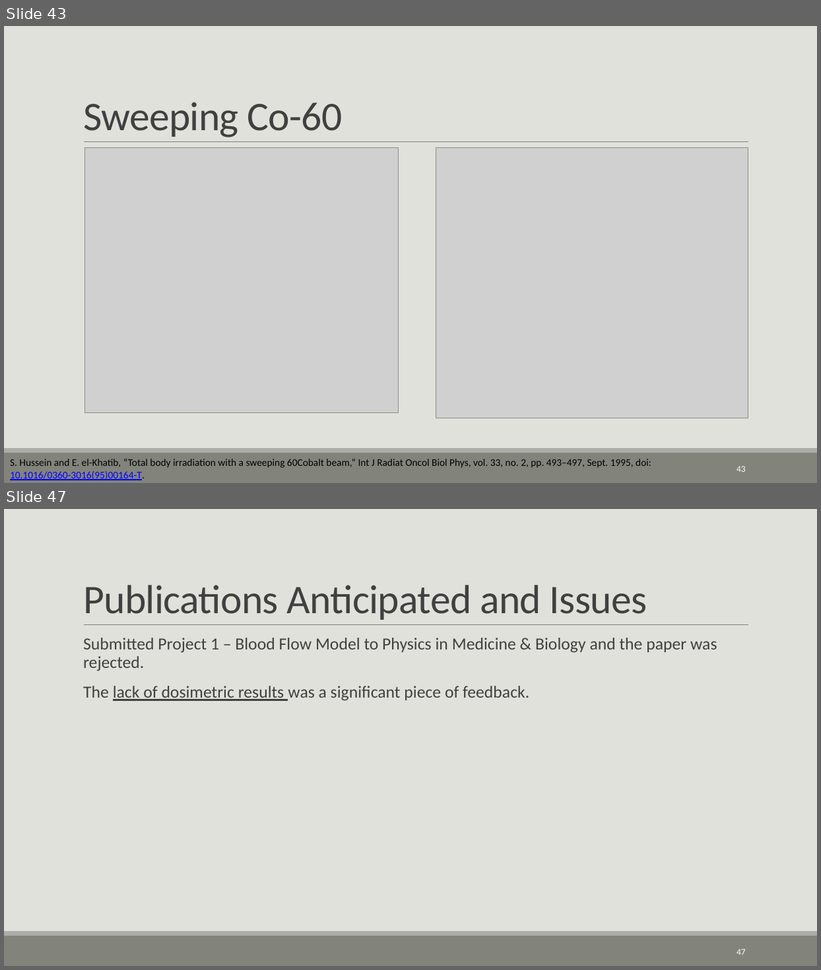
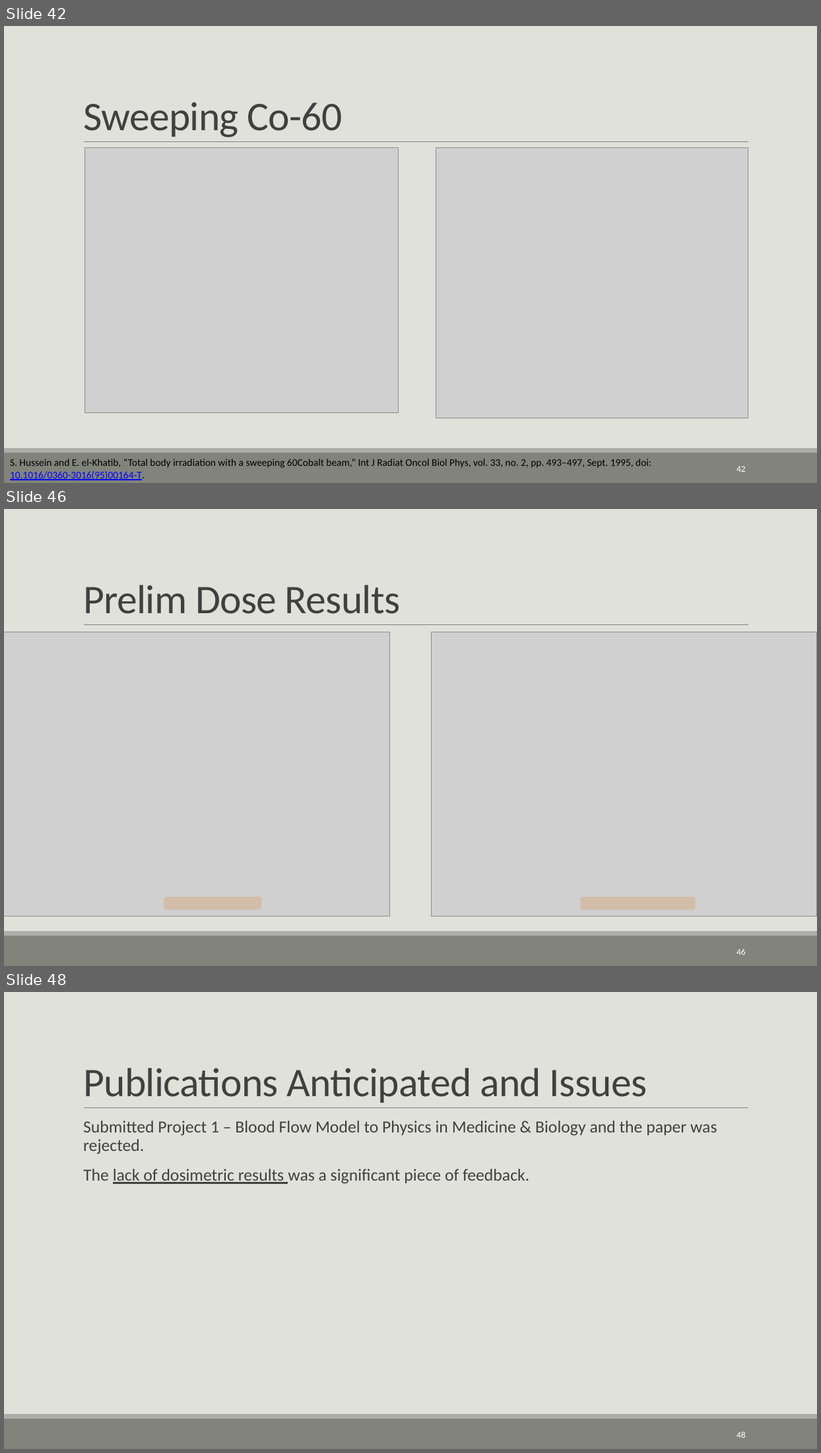
Before and after one commit to CNorthwayMedPhys/Full-Body-Flow-Model-Project, a slide deck: Working Documents/11.25_Committee Meeting.pptx. Shown one above the other, each under a label of ours: slides 43 and 47 before the commit, slides 42, 46 and 48 after it; the slides between them are not shown. The pictures are 821x970 and 821x1453 pixels, drawn with LibreOffice and Linux fonts; fonts in the diff are those of the drawing; grey boxes stand for pictures. Boxes give left, top, right and bottom in pixels: in the first picture for what was removed or moved away, otherwise in the second. Text is boxed around its words. In the diff, an @@ line names an element or a change of style, - is before the commit and + after.

```diff
--- a/Working Documents/11.25_Committee Meeting.pptx
+++ b/Working Documents/11.25_Committee Meeting.pptx
@@ slide 46 added at (4,509,817,966), background #E1E1DB; not listed: 3 template elements that a slide beside it also shows @@
@@ title added at (83,585,400,614), 48 pt, text #404040 @@
+Prelim Dose Results
@@ picture added at (4,632,390,916) @@
@@ picture added at (431,632,817,916) @@
@@ rounded rectangle added at (164,898,261,910), fill #DB8631 at 25% opacity @@
@@ rounded rectangle added at (580,898,695,910), fill #DB8631 at 25% opacity @@
@@ page number added at (737,949,746,955), 10.5 pt, text #FFFFFF @@
+46
@@ what was slide 43 is now slide 42 @@
@@ what was slide 47 is now slide 48 @@
@@ page number at (737,1432,746,1438): text changed @@
-47
+48
```
Also in this commit, not shown: 9 slides changed, 1 other slide added, 1 slide removed, 6 other files.
